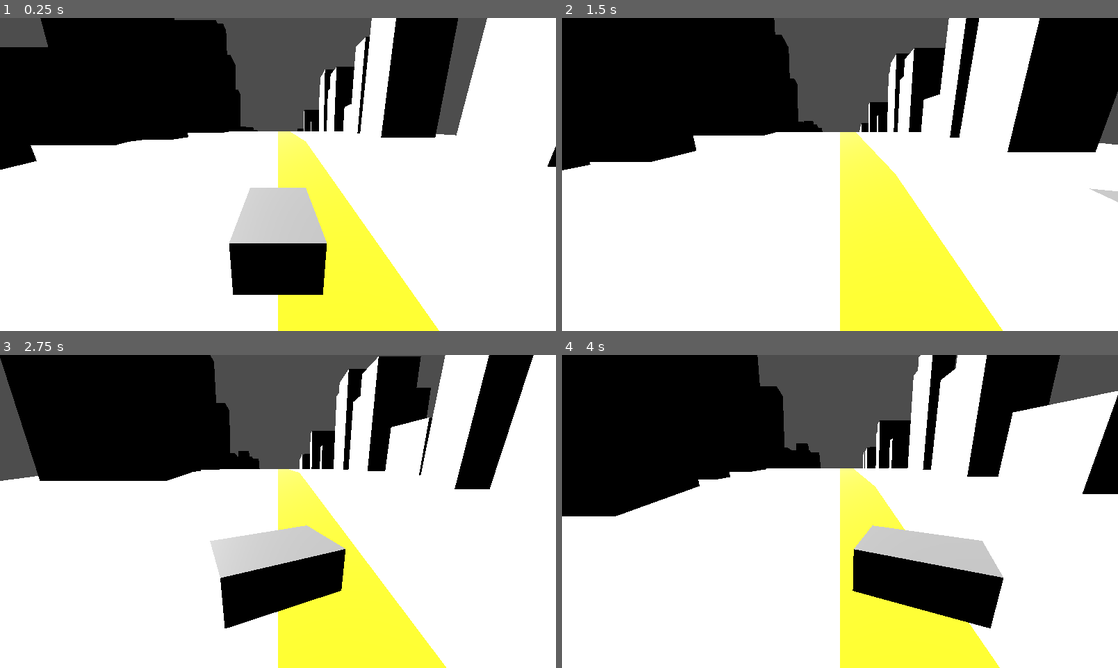
Above: before the commit, frames 1-4 (two rows, left to right).
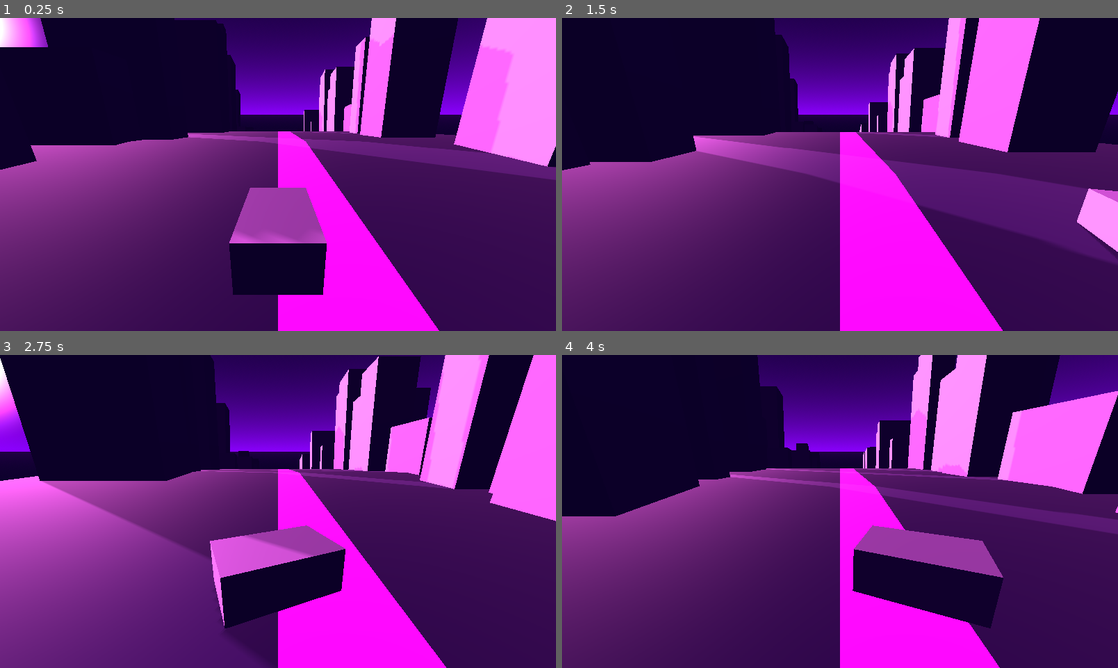
Above: after the commit, the same moments.

Repository: bjornarprytz/waves
Game: Godot game, scene res://main.tscn
Two runs of this game, one before a commit and one after it. Both use one fixed random seed, a clock stepped at 60 frames per second and the inputs below.
Inputs:
- Up to frame 1 (0.25 s): no input
- Up to frame 2 (1.5 s): hold Right (ui_right) 0.53-1.28 s; hold Left (ui_left) from 1.28 s (still down)
- Up to frame 3 (2.75 s): release Left (ui_left) at 2.03 s; hold Right (ui_right) from 2.03 s (still down)
- Up to frame 4 (4 s): release Right (ui_right) at 3.53 s; hold Left (ui_left) from 3.53 s (still down)

The runs differ from the first frame. In frame 1, 100% of the frame differs, in the area x 0-100%, y 0-100%; in frame 2, 100%; in frame 3, 100%; in frame 4, 100%.

Commit message:
lighting

Diff:
--- a/src/building.tscn
+++ b/src/building.tscn
@@ -9,4 +9,5 @@
 
 [node name="Mesh" type="MeshInstance3D" parent="."]
 unique_name_in_owner = true
+cast_shadow = 1
 mesh = SubResource("BoxMesh_5j34s")
--- a/src/car.gd
+++ b/src/car.gd
@@ -23,12 +23,10 @@
 		if (momentum > 0.0):
 			momentum -= (deceleration * delta)
 		momentum -= (acceleration * delta)
-		print("LEFT  MOMENTUM: %f" % momentum)
 	elif right_pressed:
 		if (momentum < 0.0):
 			momentum += (deceleration * delta)
 		momentum += (acceleration * delta)
-		print("RIGHT  MOMENTUM: %f" % momentum)
 	else:
 		momentum = move_toward(momentum, 0.0, delta * deceleration)
 
--- a/src/ground.tscn
+++ b/src/ground.tscn
@@ -6,9 +6,9 @@
 [sub_resource type="ShaderMaterial" id="ShaderMaterial_h2yge"]
 render_priority = 0
 shader = ExtResource("1_t7tip")
-shader_parameter/road_color = Color(1, 1, 1, 1)
-shader_parameter/sidewalk_color = Color(0.7877592, 0.78775924, 0.787759, 1)
-shader_parameter/line_color = Color(1, 1, 0, 1)
+shader_parameter/road_color = Color(0.141176, 0, 0.27451, 1)
+shader_parameter/sidewalk_color = Color(0.545098, 0, 1, 1)
+shader_parameter/line_color = Color(1, 0.0627451, 0.941176, 1)
 shader_parameter/line_repeat = 4.0
 shader_parameter/sidewalk_width = 0.2
 shader_parameter/line_width = 0.05
--- a/src/main.tscn
+++ b/src/main.tscn
@@ -1,11 +1,30 @@
-[gd_scene load_steps=4 format=3 uid="uid://cgrejd4v5ywd3"]
+[gd_scene load_steps=7 format=3 uid="uid://cgrejd4v5ywd3"]
 
 [ext_resource type="Script" uid="uid://b2lwj7ap00k72" path="res://main.gd" id="1_h2yge"]
 [ext_resource type="PackedScene" uid="uid://bccp5jxnm18cp" path="res://ground.tscn" id="2_0xm2m"]
 [ext_resource type="PackedScene" uid="uid://dnlnc82km7nue" path="res://car.tscn" id="3_h2yge"]
 
+[sub_resource type="ProceduralSkyMaterial" id="ProceduralSkyMaterial_synth"]
+sky_top_color = Color(0.0627451, 0, 0.172549, 1)
+sky_horizon_color = Color(0.545098, 0, 1, 1)
+ground_bottom_color = Color(0.0627451, 0, 0.172549, 1)
+ground_horizon_color = Color(0.141176, 0, 0.27451, 1)
+
+[sub_resource type="Sky" id="Sky_synth"]
+sky_material = SubResource("ProceduralSkyMaterial_synth")
+
+[sub_resource type="Environment" id="Environment_synth"]
+background_mode = 2
+sky = SubResource("Sky_synth")
+ambient_light_source = 3
+ambient_light_color = Color(0.545098, 0, 1, 1)
+ambient_light_energy = 0.3
+
 [node name="Main" type="Node3D"]
 script = ExtResource("1_h2yge")
+
+[node name="WorldEnvironment" type="WorldEnvironment" parent="."]
+environment = SubResource("Environment_synth")
 
 [node name="Camera" type="Camera3D" parent="."]
 transform = Transform3D(1, 0, 0, 0, 0.9598151, 0.28063318, 0, -0.28063318, 0.9598151, 0, 0, 0)
@@ -22,4 +41,7 @@
 
 [node name="Sun" type="DirectionalLight3D" parent="."]
 transform = Transform3D(-0.5608557, 0.20317739, -0.8025957, -2.1454326e-08, 0.96941966, 0.24540895, 0.8279136, 0.13763902, -0.5437045, 0, 0, -66.45788)
+light_color = Color(1, 0.4, 0.9, 1)
 light_energy = 7.642
+shadow_enabled = true
+shadow_opacity = 0.5
